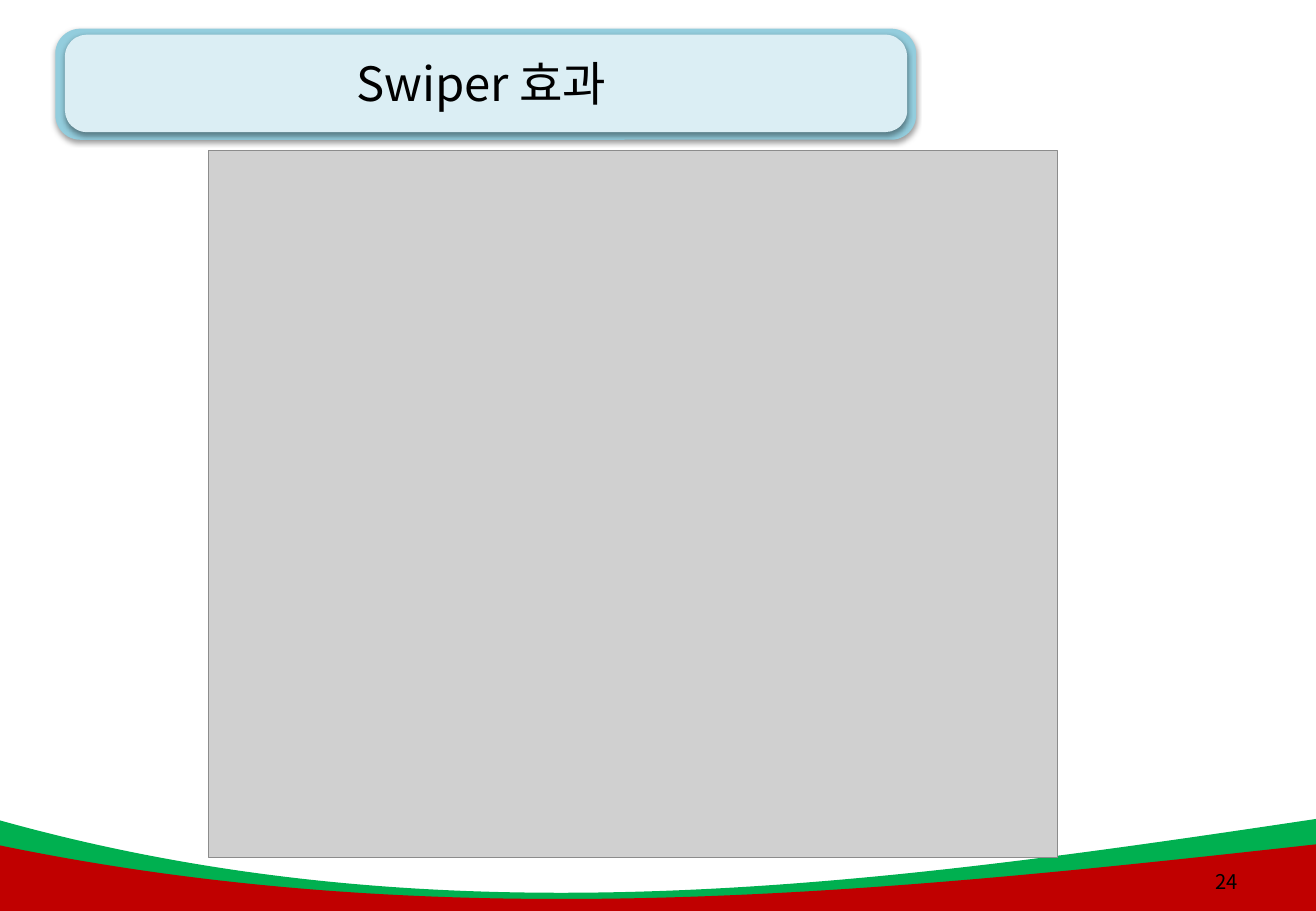
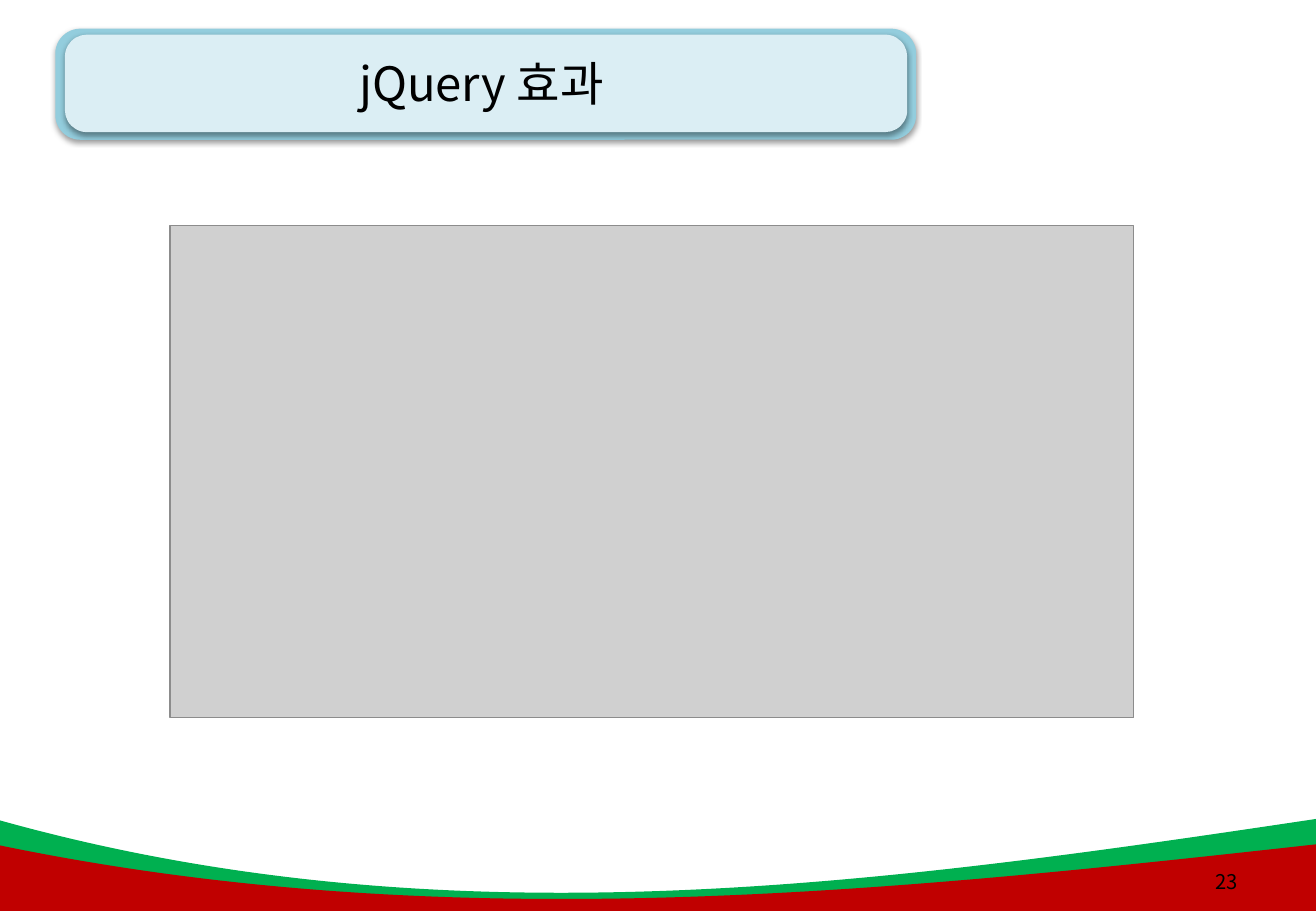
Before and after one commit to kiyongee2/green_project_web, a slide deck: slide 23 of js_ppt/10강. JQuery2 .pptx (slide 24 before the commit). Drawn at 1316x911 pixels with LibreOffice and Linux fonts; fonts in the diff are those of the drawing; grey boxes stand for pictures; background and template pictures are left out. Boxes give left, top, right and bottom in pixels: in the first picture for what was removed or moved away, otherwise in the second. Text is boxed around its words. In the diff, an @@ line names an element or a change of style, - is before the commit and + after.

```diff
--- a/js_ppt/10강. JQuery2 .pptx
+++ b/js_ppt/10강. JQuery2 .pptx
@@ title at <box>359,62,604,113</box>: text changed @@
-Swiper 효과
+jQuery 효과
@@ picture: place and size @@
-picture at <box>209,151,1058,858</box>
+picture at <box>170,226,1134,718</box>
@@ page number at <box>1216,874,1238,890</box>: text changed @@
-24
+23
```
Also in this commit, not shown: 4 other slides changed, 8 slides added, 4 slides removed, 57 other files.
